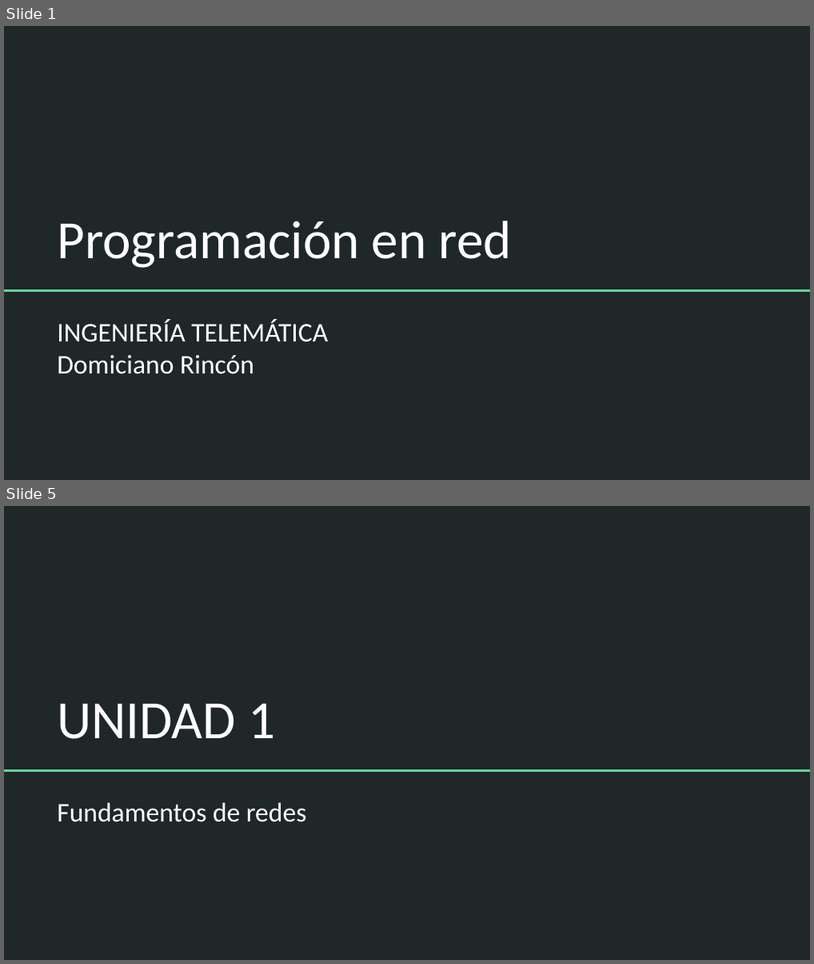
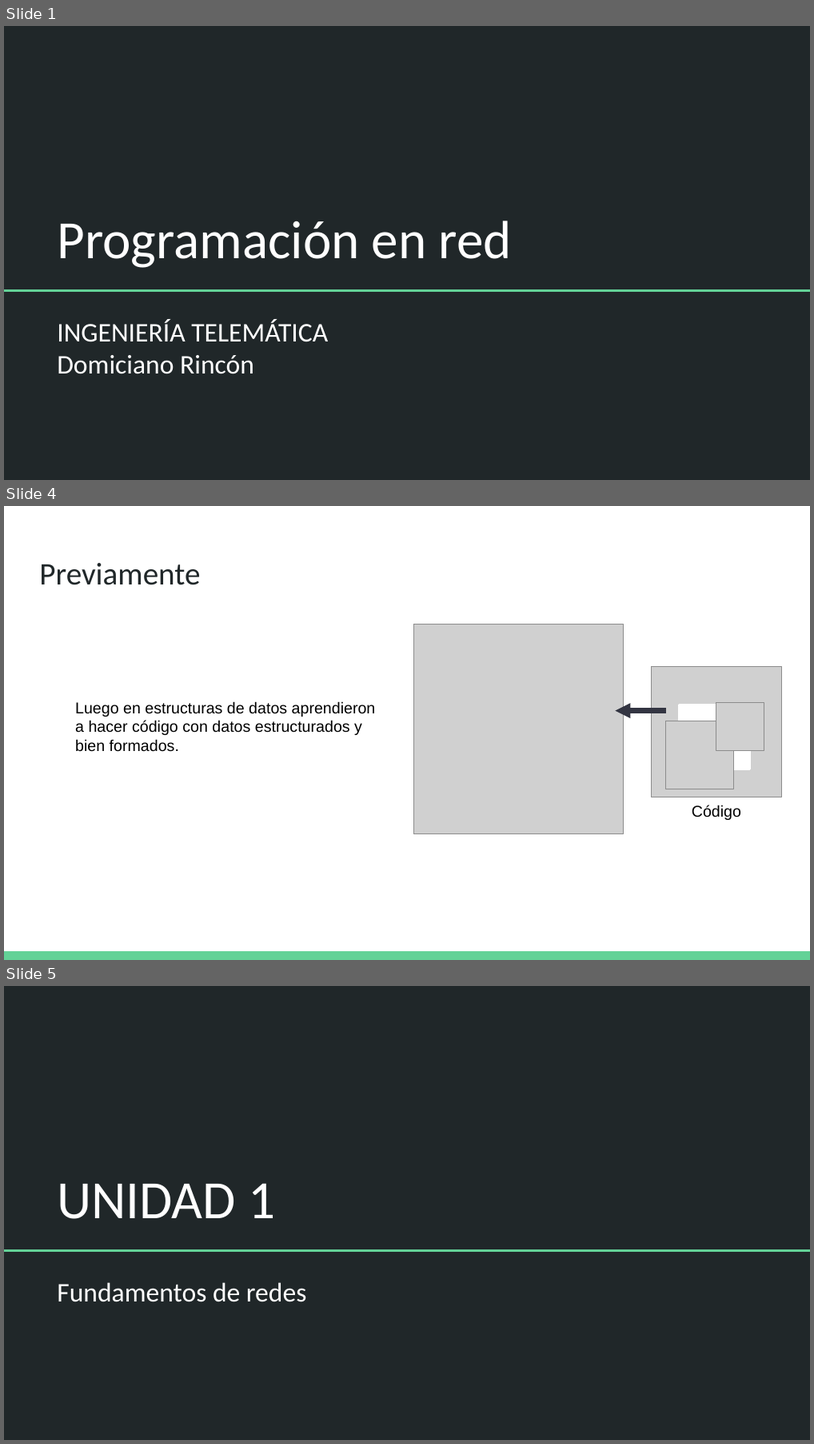
Before and after one commit to Domiciano/ProgramRed192, a slide deck: Clase1/Programa 192.pptx. Shown one above the other, each under a label of ours: slides 1 and 5 before the commit, slides 1, 4 and 5 after it; the slides between them are not shown. The pictures are 814x964 and 814x1444 pixels, drawn with LibreOffice and Linux fonts; fonts in the diff are those of the drawing; grey boxes stand for pictures. Boxes give left, top, right and bottom in pixels: in the first picture for what was removed or moved away, otherwise in the second. Text is boxed around its words. In the diff, an @@ line names an element or a change of style, - is before the commit and + after.

```diff
--- a/Clase1/Programa 192.pptx
+++ b/Clase1/Programa 192.pptx
@@ slide 4 added at (x1=4, y1=506, x2=810, y2=960), background #FFFFFF @@
@@ title added at (x1=39, y1=563, x2=200, y2=585), 28 pt, text #202729 @@
+Previamente
@@ picture added at (x1=414, y1=624, x2=623, y2=834) @@
@@ picture added at (x1=651, y1=667, x2=782, y2=797) @@
@@ text added at (x1=75, y1=701, x2=376, y2=752), 14 pt, text #000000 @@
+Luego en estructuras de datos aprendieron a hacer código con datos estructurados y bien formados.
@@ arrow added from (666, 711) to (615, 711), #333643 4.5 pt @@
@@ picture added at (x1=666, y1=720, x2=734, y2=788) @@
@@ rectangle added at (x1=680, y1=704, x2=750, y2=769), fill #FFFFFF, outline #FFFFFF 2 pt @@
@@ picture added at (x1=716, y1=702, x2=765, y2=750) @@
@@ text added at (x1=692, y1=804, x2=742, y2=820), 14 pt, text #000000 @@
+Código
@@ rectangle added at (x1=4, y1=951, x2=810, y2=960), fill #63D297 @@
```
Also in this commit, not shown: 2 slides changed, 12 other slides added, 14 slides removed, 1 other file.
